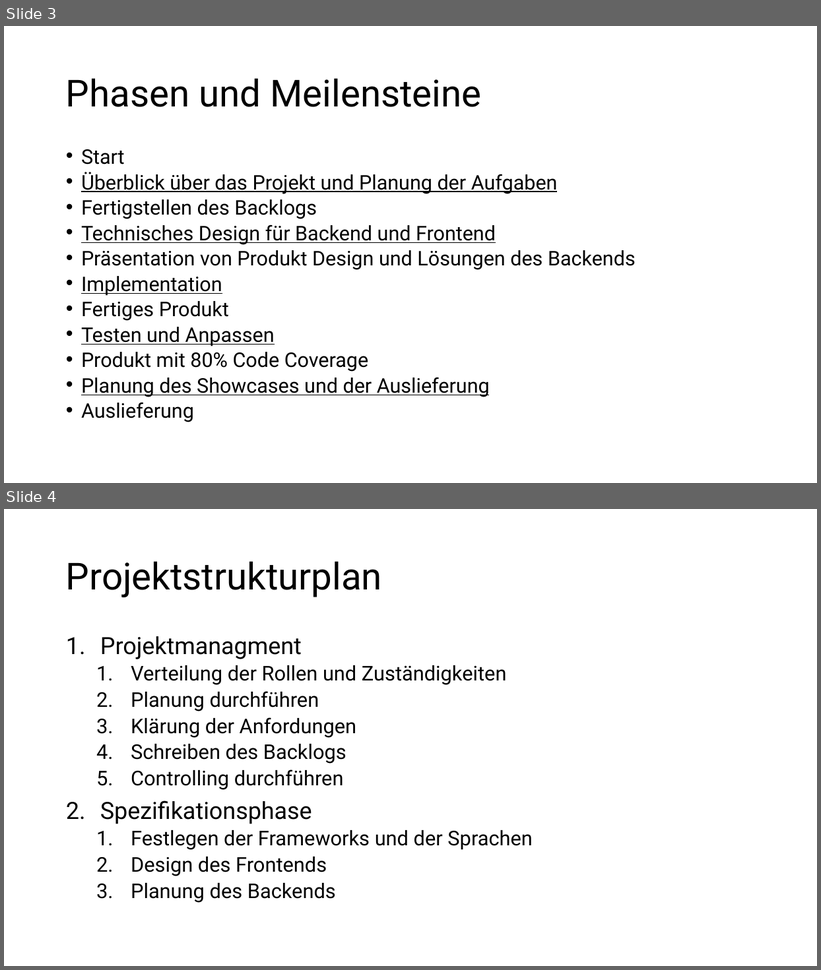
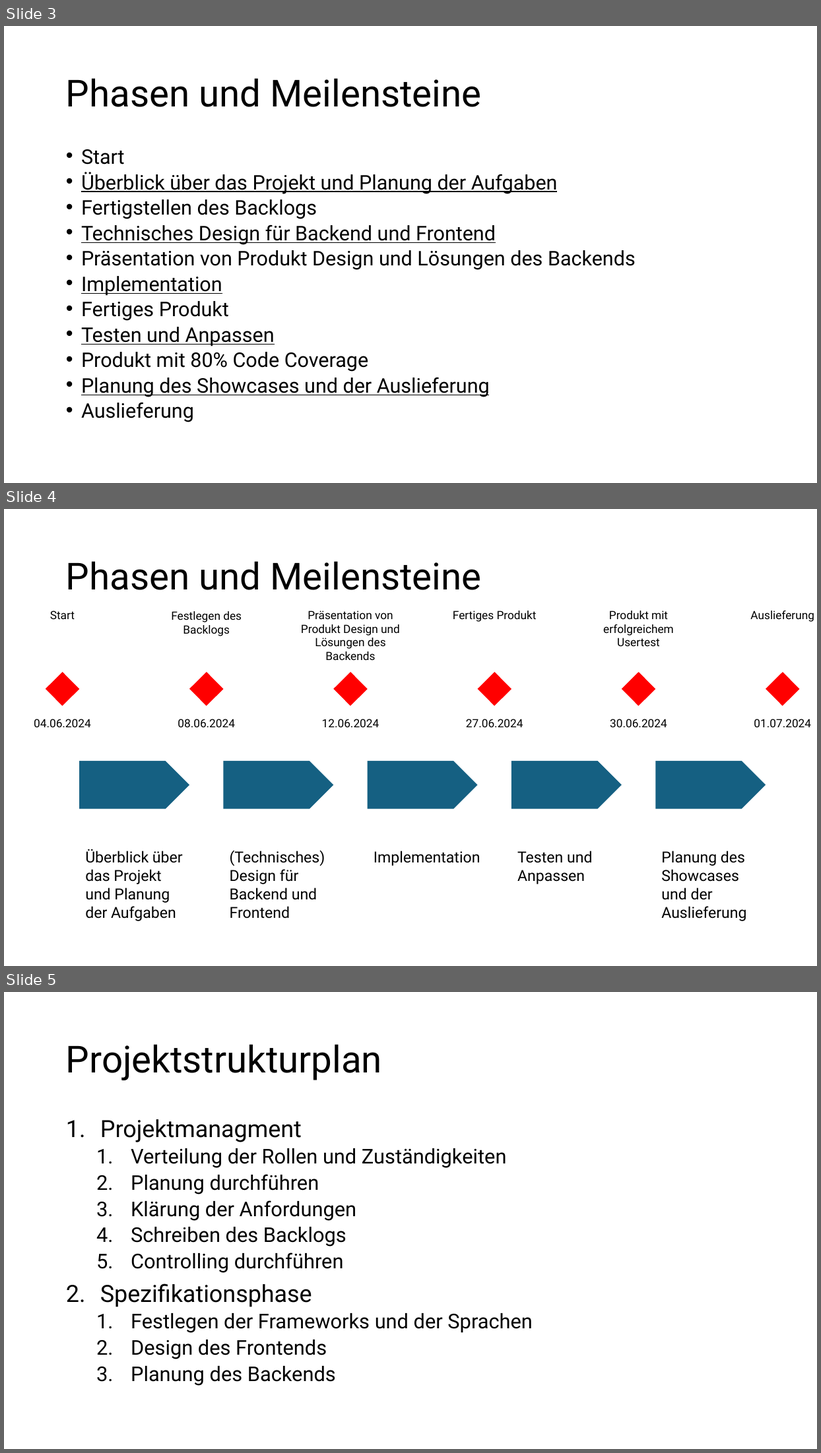
Before and after one commit to GilbertBckr/BullshitBingo, a slide deck: project_managment/Presentation.pptx. Shown one above the other, each under a label of ours: slides 3 and 4 before the commit, slides 3, 4 and 5 after it. The pictures are 821x970 and 821x1453 pixels, drawn with LibreOffice and Linux fonts; fonts in the diff are those of the drawing. Boxes give left, top, right and bottom in pixels: in the first picture for what was removed or moved away, otherwise in the second. Text is boxed around its words. In the diff, an @@ line names an element or a change of style, - is before the commit and + after.

Commit message:
Projekt manangment

```diff
--- a/project_managment/Presentation.pptx
+++ b/project_managment/Presentation.pptx
@@ slide 4 added at [4,509,817,966], background #FFFFFF @@
@@ title added at [66,561,481,590], 44 pt, text #000000 @@
+Phasen und Meilensteine
@@ text added at [50,611,75,619], 13.5 pt, text #000000 @@
+Start
@@ text added at [171,611,242,636], 13.5 pt, text #000000 @@
+Festlegen des Backlogs
@@ text added at [301,611,400,660], 13.5 pt, text #000000 @@
+Präsentation von Produkt Design und Lösungen des Backends
@@ text added at [453,611,537,622], 13.5 pt, text #000000 @@
+Fertiges Produkt
@@ text added at [603,611,674,646], 13.5 pt, text #000000 @@
+Produkt mit erfolgreichem Usertest
@@ text added at [750,611,814,622], 13.5 pt, text #000000 @@
+Auslieferung
@@ rectangle added at [46,673,79,706], fill #FF0000 @@
@@ rectangle added at [189,673,223,706], fill #FF0000 @@
@@ rectangle added at [334,673,368,706], fill #FF0000 @@
@@ rectangle added at [478,673,512,706], fill #FF0000 @@
@@ rectangle added at [622,673,655,706], fill #FF0000 @@
@@ rectangle added at [766,673,799,706], fill #FF0000 @@
@@ text added at [34,719,91,727], 13.5 pt, text #000000 @@
+04.06.2024
@@ text added at [178,719,235,727], 13.5 pt, text #000000 @@
+08.06.2024
@@ text added at [322,719,380,727], 13.5 pt, text #000000 @@
+12.06.2024
@@ text added at [466,719,523,727], 13.5 pt, text #000000 @@
+27.06.2024
@@ text added at [610,719,667,727], 13.5 pt, text #000000 @@
+30.06.2024
@@ text added at [754,719,811,727], 13.5 pt, text #000000 @@
+01.07.2024
@@ pentagon arrow added at [80,761,190,809], fill #156082 @@
@@ pentagon arrow added at [224,761,334,809], fill #156082 @@
@@ pentagon arrow added at [368,761,478,809], fill #156082 @@
@@ pentagon arrow added at [512,761,622,809], fill #156082 @@
@@ pentagon arrow added at [656,761,766,809], fill #156082 @@
@@ text added at [85,850,183,921], 18 pt, text #000000 @@
+Überblick über das Projekt und Planung der Aufgaben
@@ text added at [230,850,325,919], 18 pt, text #000000 @@
+(Technisches) Design für Backend und Frontend
@@ text added at [374,851,481,866], 18 pt, text #000000 @@
+Implementation
@@ text added at [517,851,592,885], 18 pt, text #000000 @@
+Testen und Anpassen
@@ text added at [661,851,746,921], 18 pt, text #000000 @@
+Planung des Showcases und der Auslieferung
@@ what was slide 4 is now slide 5 @@
```
Also in this commit, not shown: 4 slides changed, 2 other files.
